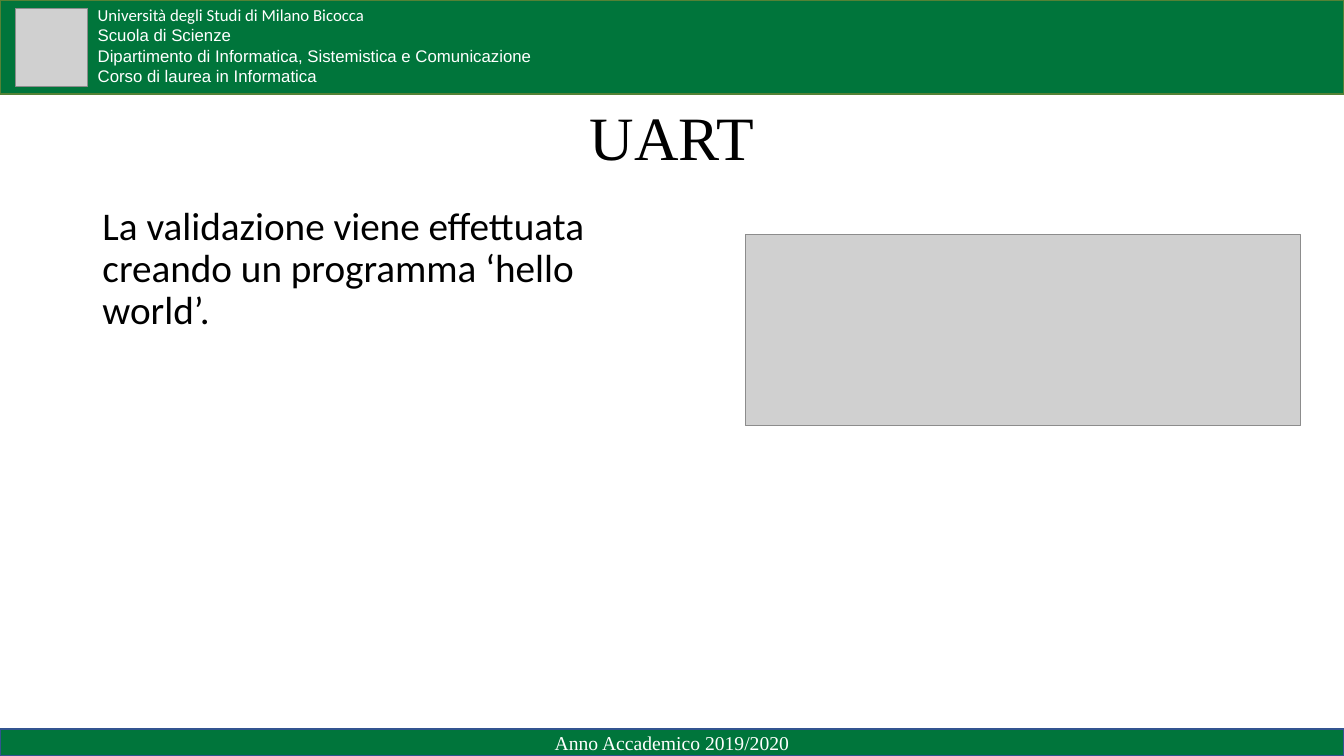
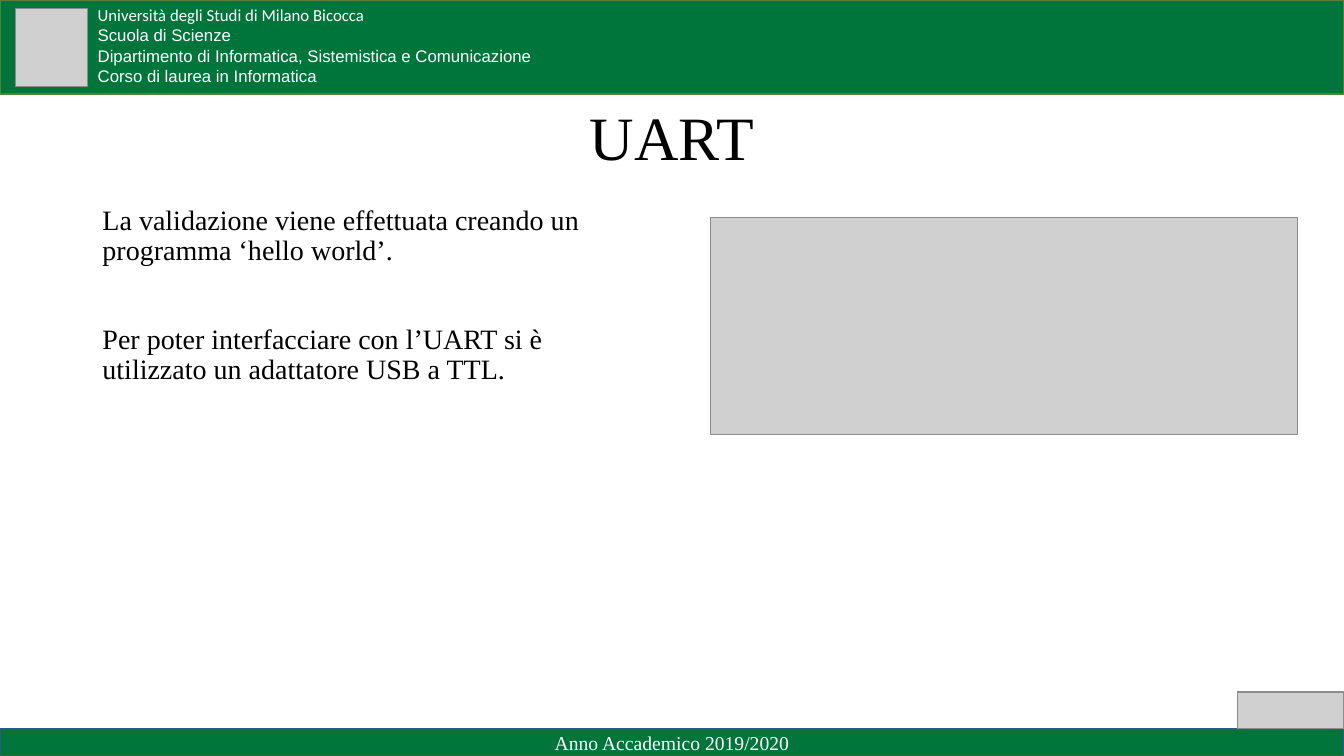
Before and after one commit to Zetlark28/RTEMS-Rpi3B, a slide deck: slide 8 of Presentazione/Presentazione LT.pptx. Drawn at 1344x756 pixels with LibreOffice and Linux fonts; fonts in the diff are those of the drawing; grey boxes stand for pictures. Boxes give left, top, right and bottom in pixels: in the first picture for what was removed or moved away, otherwise in the second. Text is boxed around its words. In the diff, an @@ line names an element or a change of style, - is before the commit and + after.

```diff
--- a/Presentazione/Presentazione LT.pptx
+++ b/Presentazione/Presentazione LT.pptx
@@ text at <box>102,210,579,266</box>: size 28 to 20 pt, font Calibri to Times New Roman in "La validazione viene effettuata creando un programma ..." @@
@@ picture: place and size @@
-picture at <box>745,234,1301,425</box>
+picture at <box>711,217,1299,435</box>
@@ text at <box>102,329,542,380</box>: paragraph added @@
+Per poter interfacciare con l’UART si è utilizzato un adattatore USB a TTL.
@@ picture added at <box>1238,692,1344,729</box> @@
```
Also in this commit, not shown: 11 other slides changed, 1 slide removed, 6 other files.
